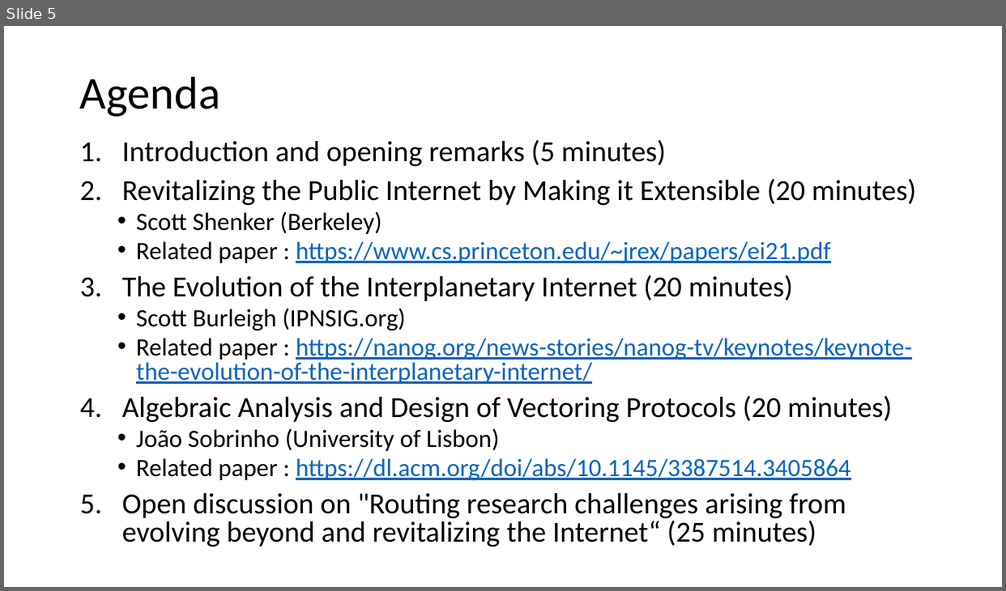
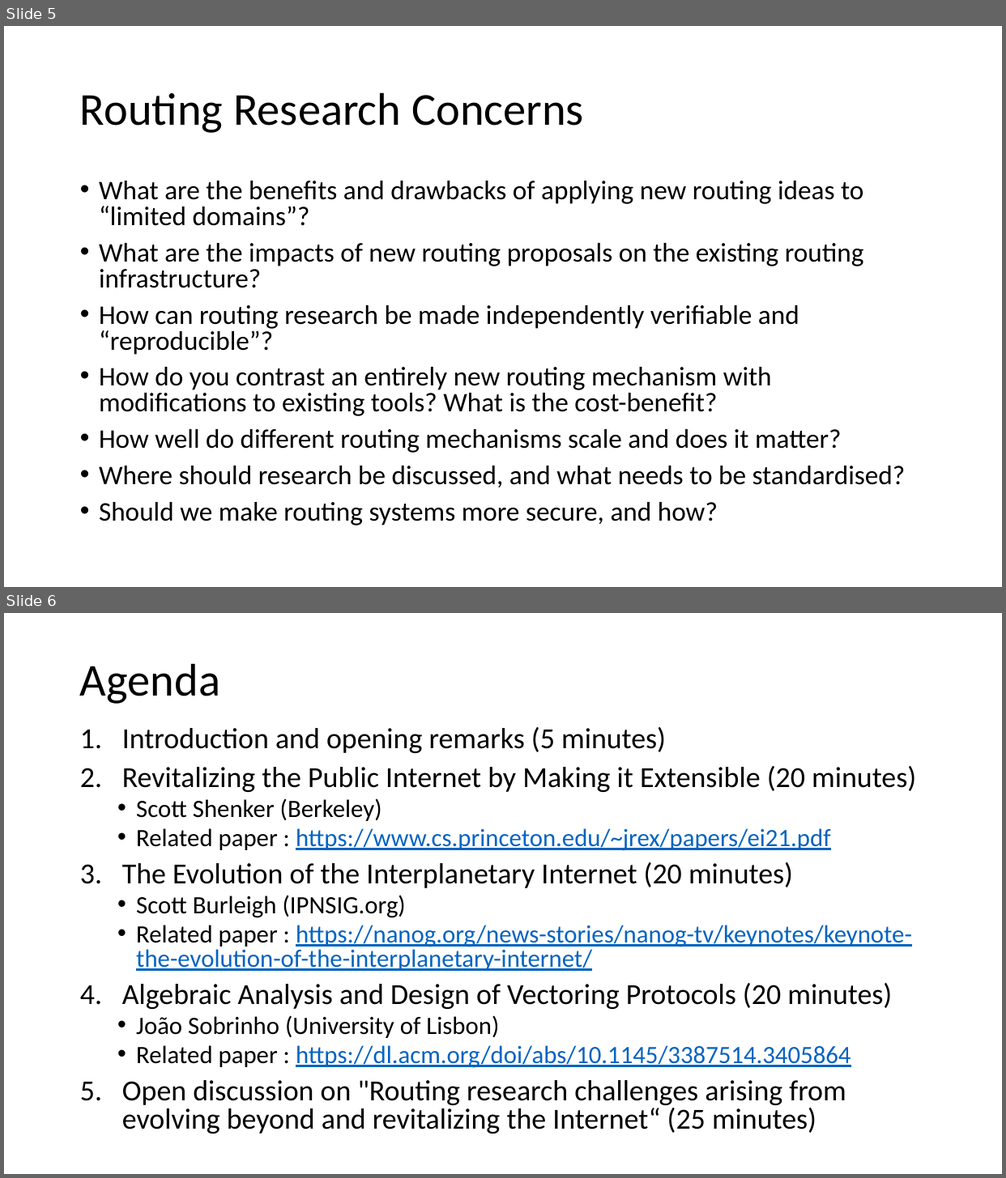
Before and after one commit to danielkinguk/sarah, a slide deck: IETF-111/Materials/SideMeetingModerator.pptx. Shown one above the other, each under a label of ours: slide 5 before the commit, slides 5 and 6 after it. The pictures are 1006x591 and 1006x1178 pixels, drawn with LibreOffice and Linux fonts; fonts in the diff are those of the drawing. Boxes give left, top, right and bottom in pixels: in the first picture for what was removed or moved away, otherwise in the second. Text is boxed around its words. In the diff, an @@ line names an element or a change of style, - is before the commit and + after.

```diff
--- a/IETF-111/Materials/SideMeetingModerator.pptx
+++ b/IETF-111/Materials/SideMeetingModerator.pptx
@@ slide 5 added at (4,26,1002,587), background #FFFFFF @@
@@ title added at (80,92,584,133), 44 pt, text #000000 @@
+Routing Research Concerns
@@ text added at (99,181,906,526), 25.9 pt, text #000000 @@
+• What are the benefits and drawbacks of applying new routing ideas to “limited domains”?
+• What are the impacts of new routing proposals on the existing routing infrastructure?
+• How can routing research be made independently verifiable and “reproducible”?
+• How do you contrast an entirely new routing mechanism with modifications to existing tools? What is the cost-benefit?
+• How well do different routing mechanisms scale and does it matter?
+• Where should research be discussed, and what needs to be standardised?
+• Should we make routing systems more secure, and how?
@@ what was slide 5 is now slide 6 @@
```
Also in this commit, not shown: 1 slide changed.
